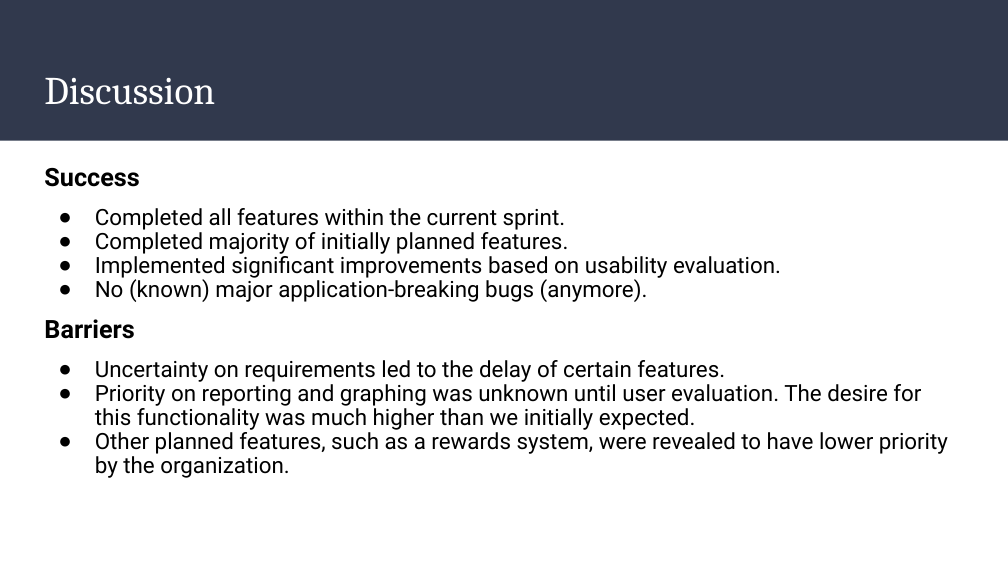
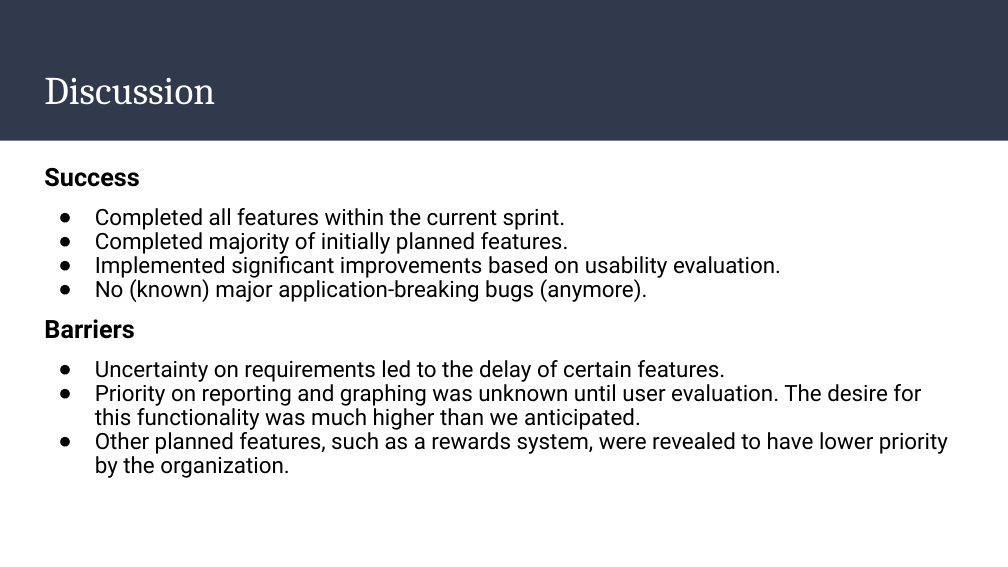
Before and after one commit to herasymj/Health-Esteem, a slide deck: slide 30 of presentations/Milestone 6 Report Out.pptx. Drawn at 1008x567 pixels with LibreOffice and Linux fonts; fonts in the diff are those of the drawing. Boxes give left, top, right and bottom in pixels: in the first picture for what was removed or moved away, otherwise in the second. Text is boxed around its words. In the diff, an @@ line names an element or a change of style, - is before the commit and + after.

```diff
--- a/presentations/Milestone 6 Report Out.pptx
+++ b/presentations/Milestone 6 Report Out.pptx
@@ text at (x1=95, y1=380, x2=921, y2=430): text changed @@
-● Priority on reporting and graphing was unknown until user evaluation. The desire for this functionality was much higher than we initially expected.
+● Priority on reporting and graphing was unknown until user evaluation. The desire for this functionality was much higher than we anticipated.
```
Also in this commit, not shown: 2 other slides changed.
